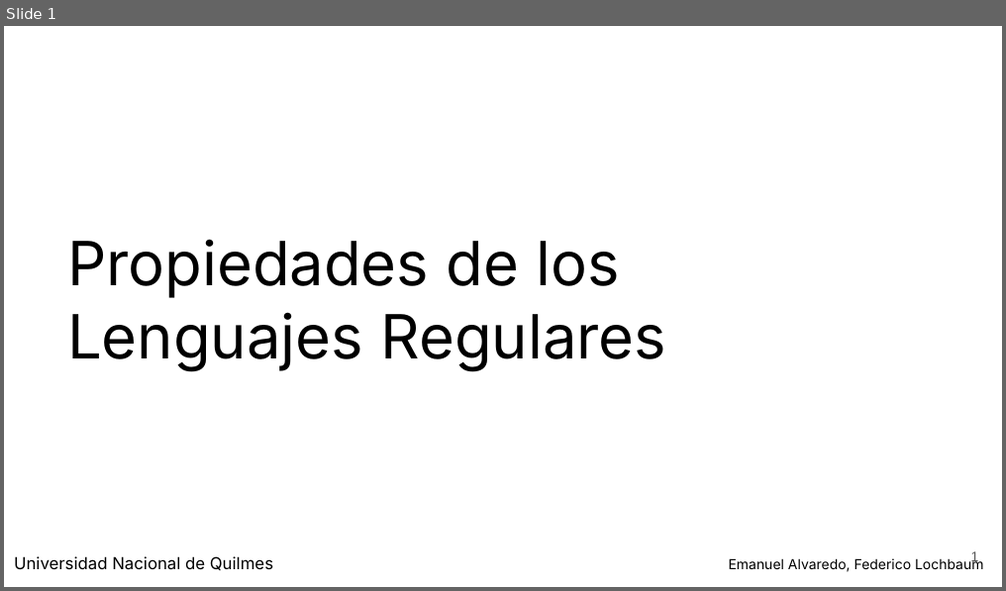
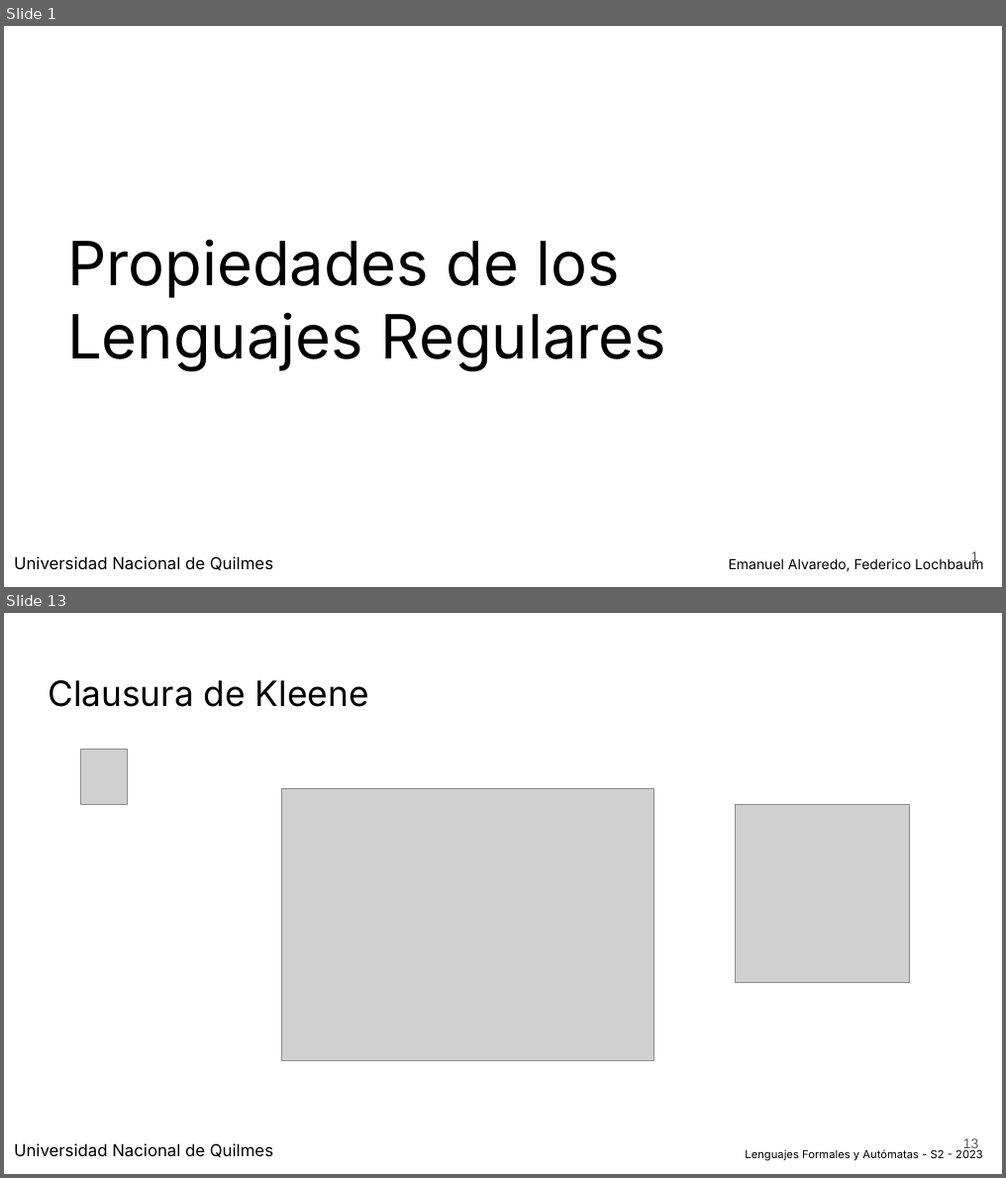
Before and after one commit to FedeLoch/LFA-UNQ-TEO, a slide deck: pptx/LFA T7 ( Propiedades L Regulares ) - 2023 - S2.pptx. Shown one above the other, each under a label of ours: slide 1 before the commit, slides 1 and 13 after it; the slides between them are not shown. The pictures are 1006x591 and 1006x1178 pixels, drawn with LibreOffice and Linux fonts; fonts in the diff are those of the drawing; grey boxes stand for pictures. Boxes give left, top, right and bottom in pixels: in the first picture for what was removed or moved away, otherwise in the second. Text is boxed around its words. In the diff, an @@ line names an element or a change of style, - is before the commit and + after.

```diff
--- a/pptx/LFA T7 ( Propiedades L Regulares ) - 2023 - S2.pptx
+++ b/pptx/LFA T7 ( Propiedades L Regulares ) - 2023 - S2.pptx
@@ slide 13 added at <box>4,613,1002,1174</box>, background #FFFFFF @@
@@ title added at <box>48,680,369,707</box>, 25.2 pt, text #000000 @@
+Clausura de Kleene
@@ picture added at <box>81,749,128,804</box> @@
@@ picture added at <box>282,788,654,1061</box> @@
@@ picture added at <box>736,805,910,983</box> @@
@@ subtitle added at <box>14,1144,273,1157</box>, 12 pt, text #000000 @@
+Universidad Nacional de Quilmes
@@ page number added at <box>963,1139,979,1153</box>, 10 pt, text #595959 @@
+13
@@ text added at <box>745,1150,983,1161</box>, 8 pt, text #000000 @@
+Lenguajes Formales y Autómatas - S2 - 2023
```
Also in this commit, not shown: 31 other slides added, 3 other files.
